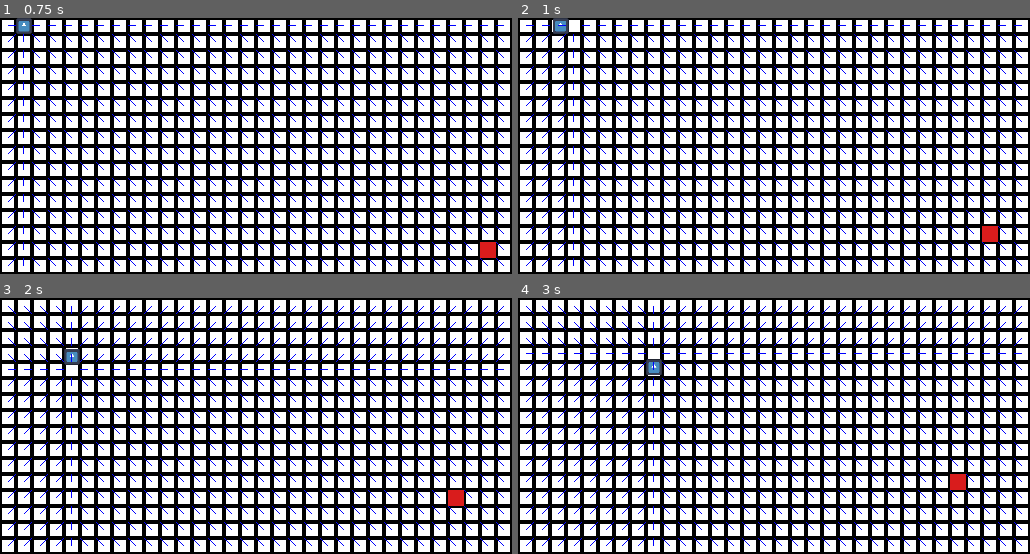
Above: before the commit, frames 1-4 (two rows, left to right).
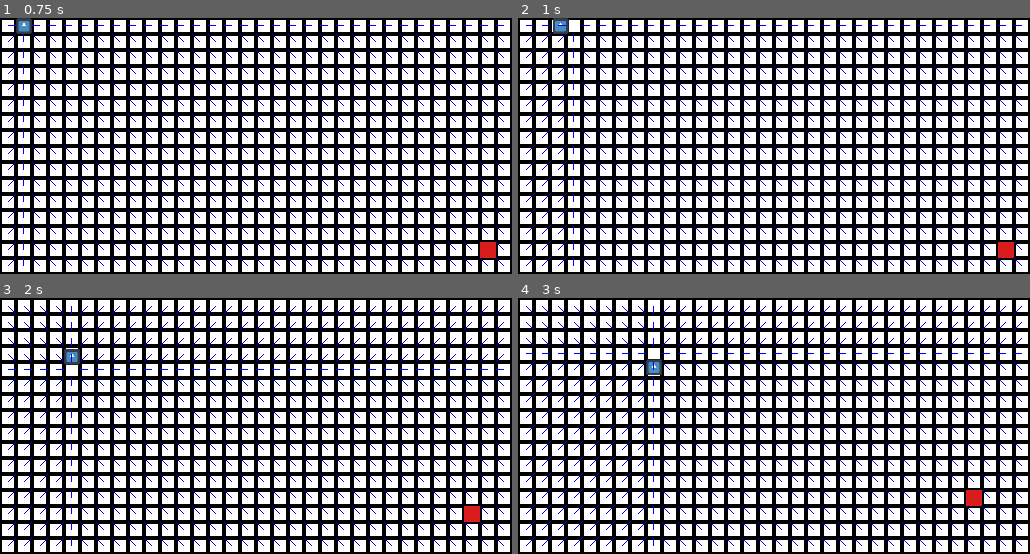
Above: after the commit, the same moments.

Repository: aaron-d-e/flow-fields-pathfinding
Game: Godot game, scene res://terrain.tscn
Same seed, same stepped clock (60 frames per second), same inputs: the game is played once before the commit and once after it. The project has no main scene, so this scene is started directly. The engine's default icon, where the game draws it, is replaced by a stand-in: a white triangle on a blue panel in a dark square.
Inputs:
- Up to frame 1 (0.75 s): tap Enter at 0.5 s; hold Right (ui_right) from 0.53 s (still down)
- Up to frame 2 (1 s): keep holding Right (ui_right)
- Up to frame 3 (2 s): release Right (ui_right) at 1.28 s; hold Down (ui_down) from 1.28 s (still down)
- Up to frame 4 (3 s): release Down (ui_down) at 2.03 s; hold Right (ui_right) 2.03-2.78 s; hold Up (ui_up) from 2.78 s (still down)

Frame 1 is identical in both runs. In frame 2, 0.4% of the frame differs, in the area x 90-97%, y 81-94%; in frame 3, 0.4%; in frame 4, 0.4%.

Commit message:
timer based enemy movement

Diff:
--- a/flow-fields/enemy_sprite.gd
+++ b/flow-fields/enemy_sprite.gd
@@ -2,13 +2,19 @@
 
 @onready var field_manager := $%FlowFieldManager
 var cell_location: Vector2i
+var enemy_tween: Tween
+var timer: float = 0.0
+
 
 func _ready() -> void:
 	cell_location = global_to_cell()
 	move_to_target()
 
-func _physics_process(_delta: float) -> void:
-	pass
+func _physics_process(delta: float) -> void:
+	if !enemy_tween or !enemy_tween.is_running() and timer >= 1.0:
+		move_to_target()
+		timer = 0.0
+	timer += delta
 
 func global_to_cell() -> Vector2i:
 		return Vector2i(
@@ -17,8 +23,12 @@
 	)
 
 func move_to_target():
-	var next_direction : Vector2i = field_manager.field_directions[cell_location]
-	self.global_position += Vector2(next_direction) * Vector2(field_manager.cell_size)
-	await get_tree().create_timer(1.0).timeout
-	cell_location = global_to_cell()
-	move_to_target()
+		var next_direction : Vector2i = field_manager.field_directions[cell_location]
+		self.global_position += Vector2(next_direction) * Vector2(field_manager.cell_size)
+		cell_location = global_to_cell()
+
+		if enemy_tween:
+			enemy_tween.kill()
+		enemy_tween = create_tween()
+		enemy_tween.set_process_mode(Tween.TWEEN_PROCESS_PHYSICS)
+		enemy_tween.tween_property(self, "global_position", self.global_position, 0.185).set_trans(Tween.TRANS_SINE)
--- a/flow-fields/terrain.tscn
+++ b/flow-fields/terrain.tscn
@@ -4,7 +4,7 @@
 [ext_resource type="PackedScene" uid="uid://ipfpht1txr7b" path="res://movement_test.tscn" id="2_0u6kl"]
 [ext_resource type="Texture2D" uid="uid://drgyxj5nyh6hp" path="res://tile.png" id="2_avahw"]
 [ext_resource type="PackedScene" uid="uid://dcosrldgnxd8u" path="res://flow_field_manager.tscn" id="4_n7k1k"]
-[ext_resource type="Texture2D" uid="uid://ck65xuyy5fe8o" path="res://Sprite-0001.png" id="5_iqhxt"]
+[ext_resource type="Texture2D" uid="uid://ck65xuyy5fe8o" path="res://enemy_red.png" id="5_iqhxt"]
 [ext_resource type="Script" uid="uid://cc11yk2vl6pap" path="res://enemy_sprite.gd" id="6_e1kr5"]
 
 [sub_resource type="TileSetAtlasSource" id="TileSetAtlasSource_0u6kl"]
Renamed: flow-fields/Sprite-0001.png -> flow-fields/enemy_red.png
Not shown, changed: flow-fields/enemy_red.png.import
